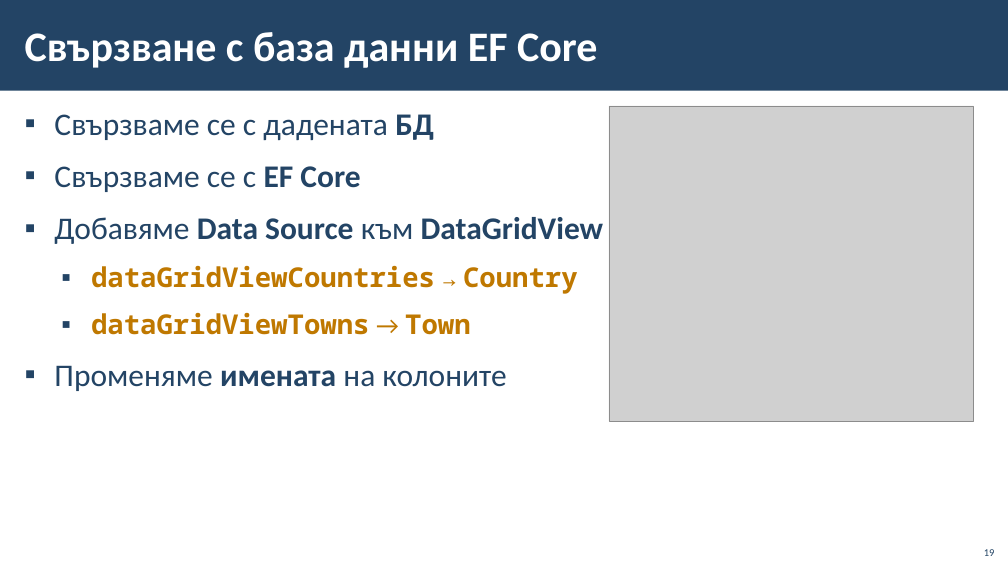
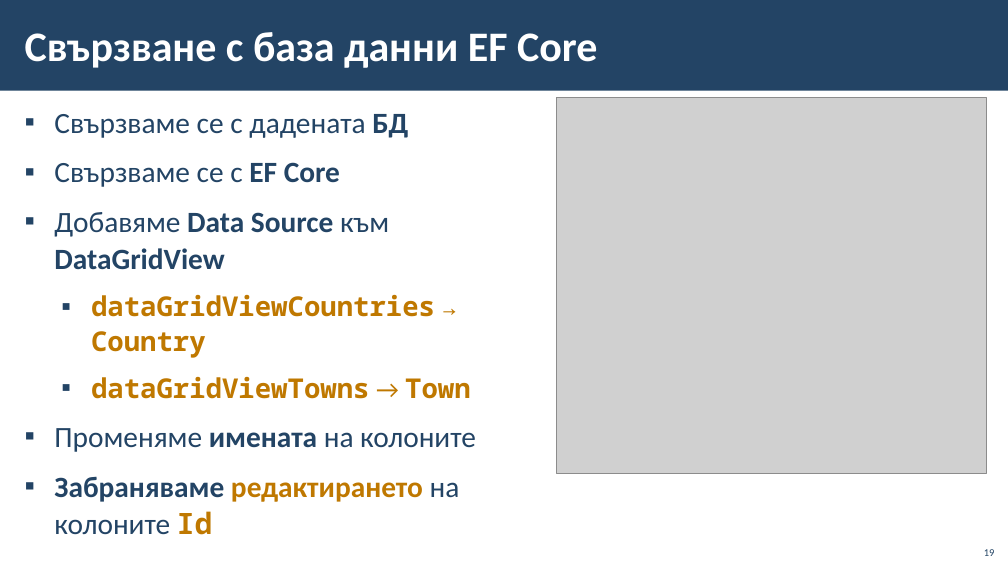
Before and after one commit to BG-IT-Edu/School-Programming, a slide deck: slide 19 of Courses/Software-Sciences/Module-4-Information-Systems-New/08-Navigation-between-Tables/08-Navigation-between-Tables.pptx. Drawn at 1008x567 pixels with LibreOffice and Linux fonts; fonts in the diff are those of the drawing; grey boxes stand for pictures; background and template pictures are left out. Boxes give left, top, right and bottom in pixels: in the first picture for what was removed or moved away, otherwise in the second. Text is boxed around its words. In the diff, an @@ line names an element or a change of style, - is before the commit and + after.

```diff
--- a/Courses/Software-Sciences/Module-4-Information-Systems-New/08-Navigation-between-Tables/08-Navigation-between-Tables.pptx
+++ b/Courses/Software-Sciences/Module-4-Information-Systems-New/08-Navigation-between-Tables/08-Navigation-between-Tables.pptx
@@ text at [54, 114, 476, 452]: size 30 to 28 pt in "Свързваме се с дадената БД", "Свързваме се с EF Core", "Добавяме Data Source към DataGridView", "Променяме имената на колоните" @@
@@ picture: place and size @@
-picture at [609, 106, 974, 421]
+picture at [557, 100, 987, 471]
@@ picture added at [557, 98, 987, 473] @@
@@ text at [54, 476, 460, 535]: paragraph added @@
+▪ Забраняваме редактирането на колоните Id
```
Also in this commit, not shown: 2 slides added.
